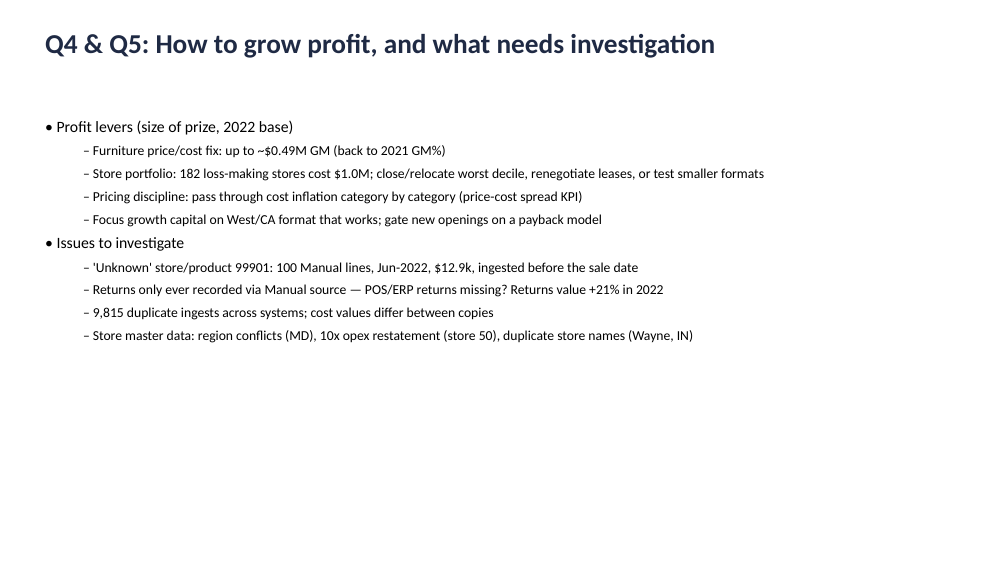
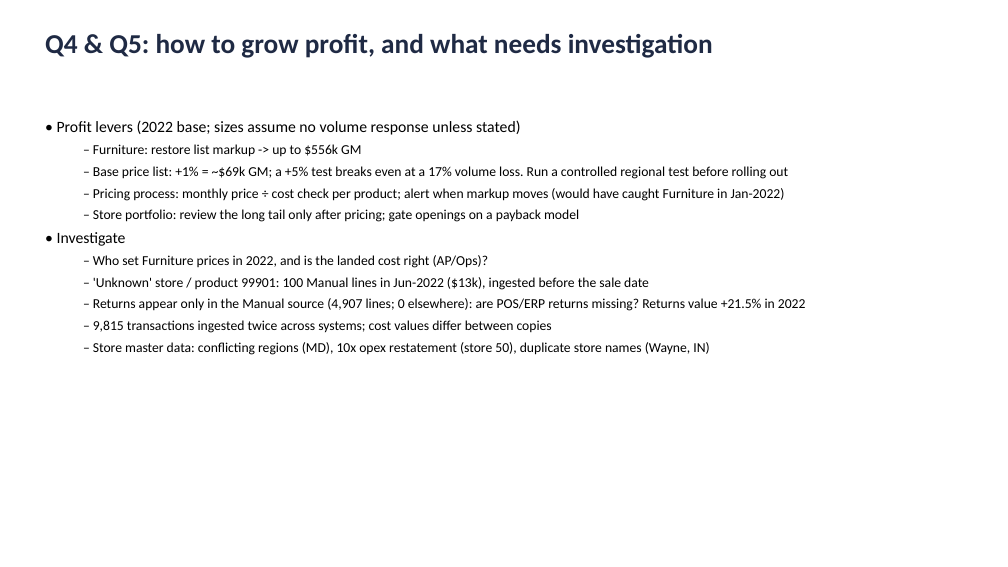
Before and after one commit to GaetyCodes/dbt-test-assignment, a slide deck: slide 12 of deliverables/ceo_sales_review.pptx (slide 11 before the commit). Drawn at 1008x567 pixels with LibreOffice and Linux fonts; fonts in the diff are those of the drawing. Boxes give left, top, right and bottom in pixels: in the first picture for what was removed or moved away, otherwise in the second. Text is boxed around its words. In the diff, an @@ line names an element or a change of style, - is before the commit and + after.

```diff
--- a/deliverables/ceo_sales_review.pptx
+++ b/deliverables/ceo_sales_review.pptx
@@ text at [45,34,713,58]: text changed @@
-Q4 & Q5: How to grow profit, and what needs investigation
+Q4 & Q5: how to grow profit, and what needs investigation
@@ text at [57,120,806,355]: text changed @@
-• Profit levers (size of prize, 2022 base)
-  – Furniture price/cost fix: up to ~$0.49M GM (back to 2021 GM%)
-  – Store portfolio: 182 loss-making stores cost $1.0M; close/relocate worst decile, renegotiate leases, or test smaller formats
-  – Pricing discipline: pass through cost inflation category by category (price-cost spread KPI)
-  – Focus growth capital on West/CA format that works; gate new openings on a payback model
-• Issues to investigate
-  – 'Unknown' store/product 99901: 100 Manual lines, Jun-2022, $12.9k, ingested before the sale date
-  – Returns only ever recorded via Manual source — POS/ERP returns missing? Returns value +21% in 2022
-  – 9,815 duplicate ingests across systems; cost values differ between copies
-  – Store master data: region conflicts (MD), 10x opex restatement (store 50), duplicate store names (Wayne, IN)
+• Profit levers (2022 base; sizes assume no volume response unless stated)
+  – Furniture: restore list markup -> up to $556k GM
+  – Base price list: +1% = ~$69k GM; a +5% test breaks even at a 17% volume loss. Run a controlled regional test before rolling out
+  – Pricing process: monthly price ÷ cost check per product; alert when markup moves (would have caught Furniture in Jan-2022)
+  – Store portfolio: review the long tail only after pricing; gate openings on a payback model
+• Investigate
+  – Who set Furniture prices in 2022, and is the landed cost right (AP/Ops)?
+  – 'Unknown' store / product 99901: 100 Manual lines in Jun-2022 ($13k), ingested before the sale date
+  – Returns appear only in the Manual source (4,907 lines; 0 elsewhere): are POS/ERP returns missing? Returns value +21.5% in 2022
+  – 9,815 transactions ingested twice across systems; cost values differ between copies
+  – Store master data: conflicting regions (MD), 10x opex restatement (store 50), duplicate store names (Wayne, IN)
```
Also in this commit, not shown: 7 other slides changed, 4 slides added, 4 slides removed, 2 other files.
